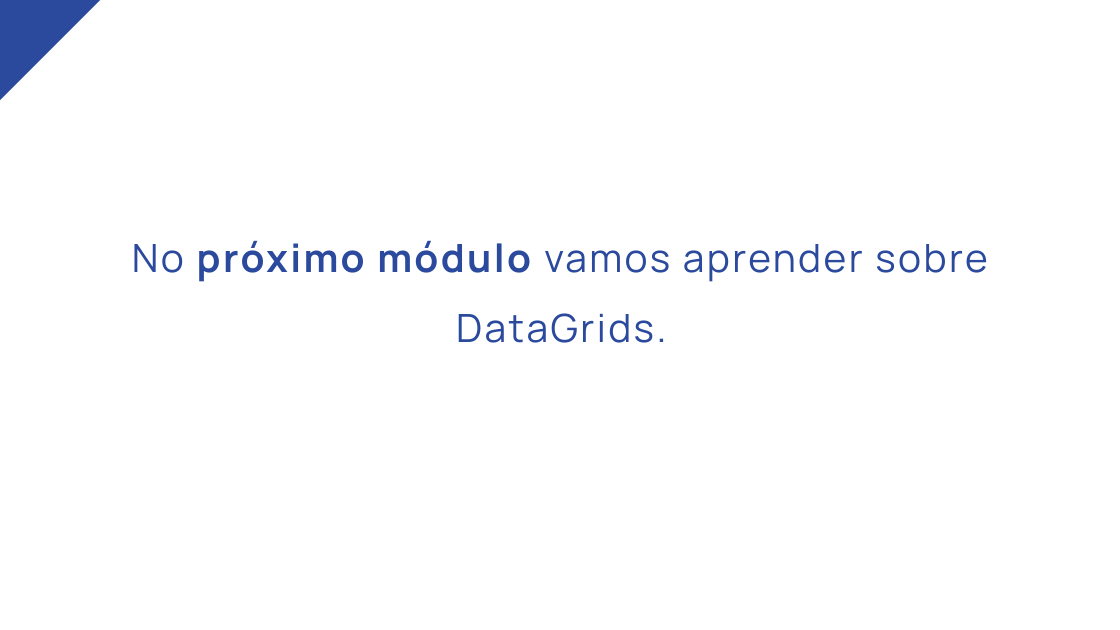
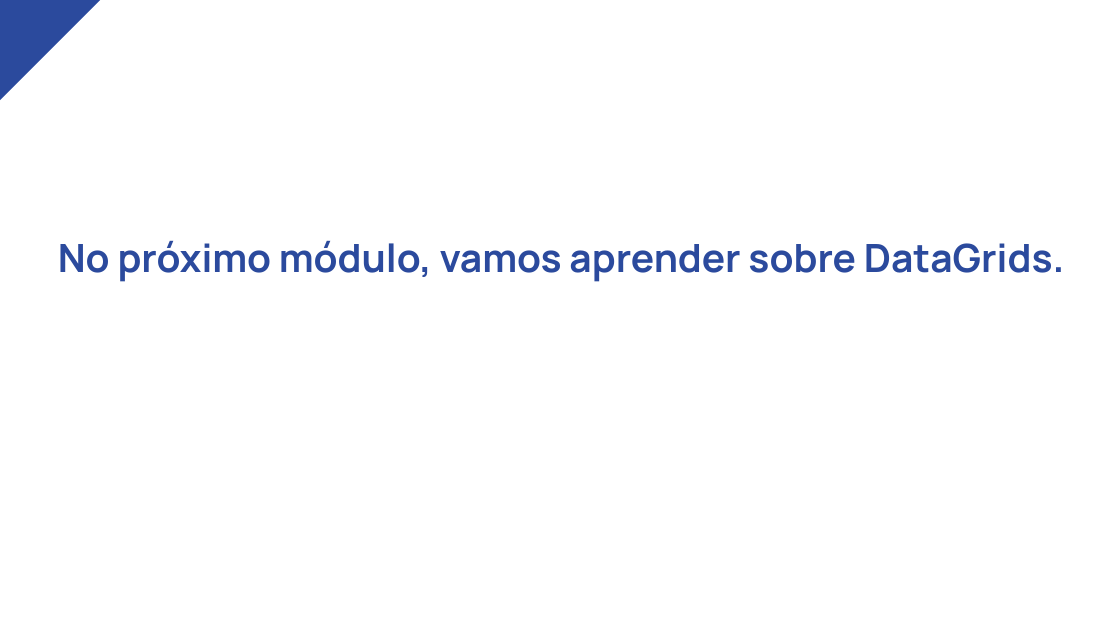
Before and after one commit to nataliascosta/Flutter, a slide deck: slide 12 of Módulo 08 - Formulários/Módulo VIII - Formulários.pptx. Drawn at 1120x630 pixels with LibreOffice and Linux fonts; fonts in the diff are those of the drawing. Boxes give left, top, right and bottom in pixels: in the first picture for what was removed or moved away, otherwise in the second. Text is boxed around its words. In the diff, an @@ line names an element or a change of style, - is before the commit and + after.

Commit message:
Módulos 6, 8 e 10. Pequenas mudanças de ortografia e alinhamento.

```diff
--- a/Módulo 08 - Formulários/Módulo VIII - Formulários.pptx
+++ b/Módulo 08 - Formulários/Módulo VIII - Formulários.pptx
@@ text at (58, 240, 1065, 282): text changed; bold on @@
-No próximo módulo vamos aprender sobre DataGrids.
+No próximo módulo, vamos aprender sobre DataGrids.
```
Also in this commit, not shown: 11 other slides changed, 2 other files.
